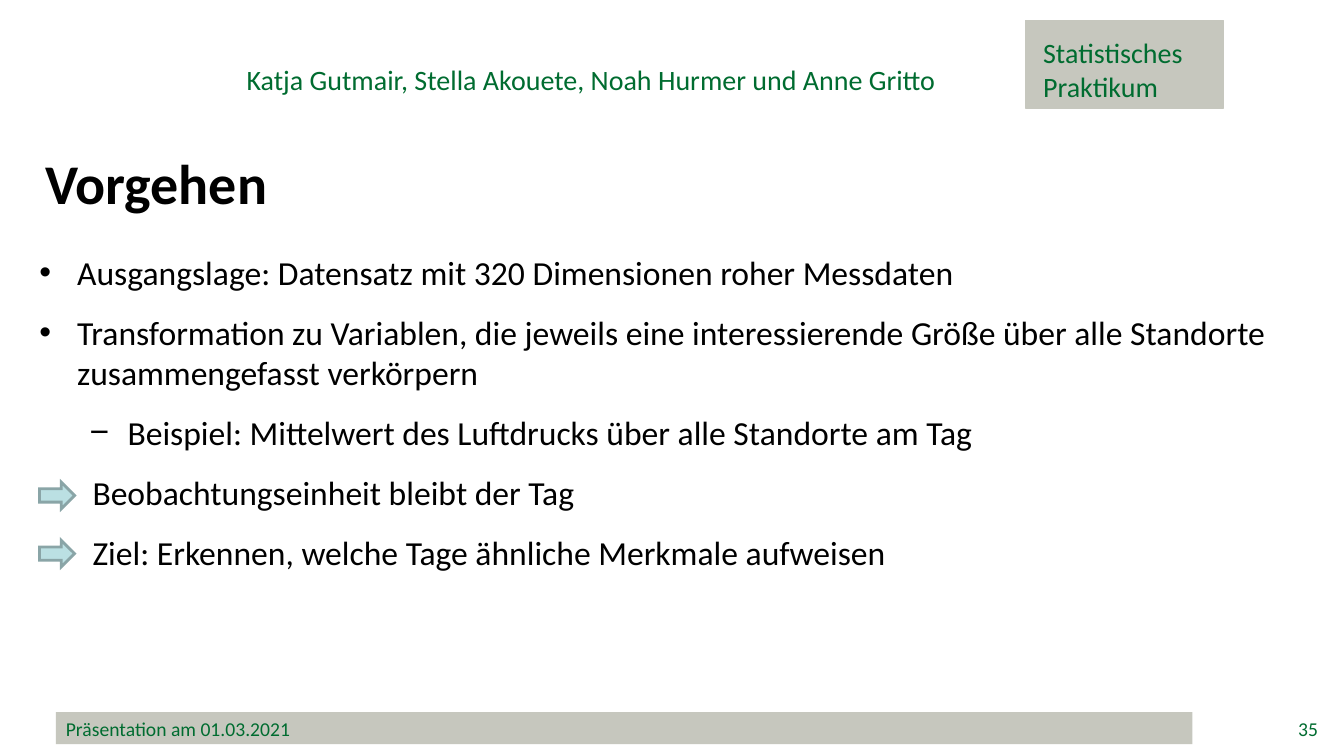
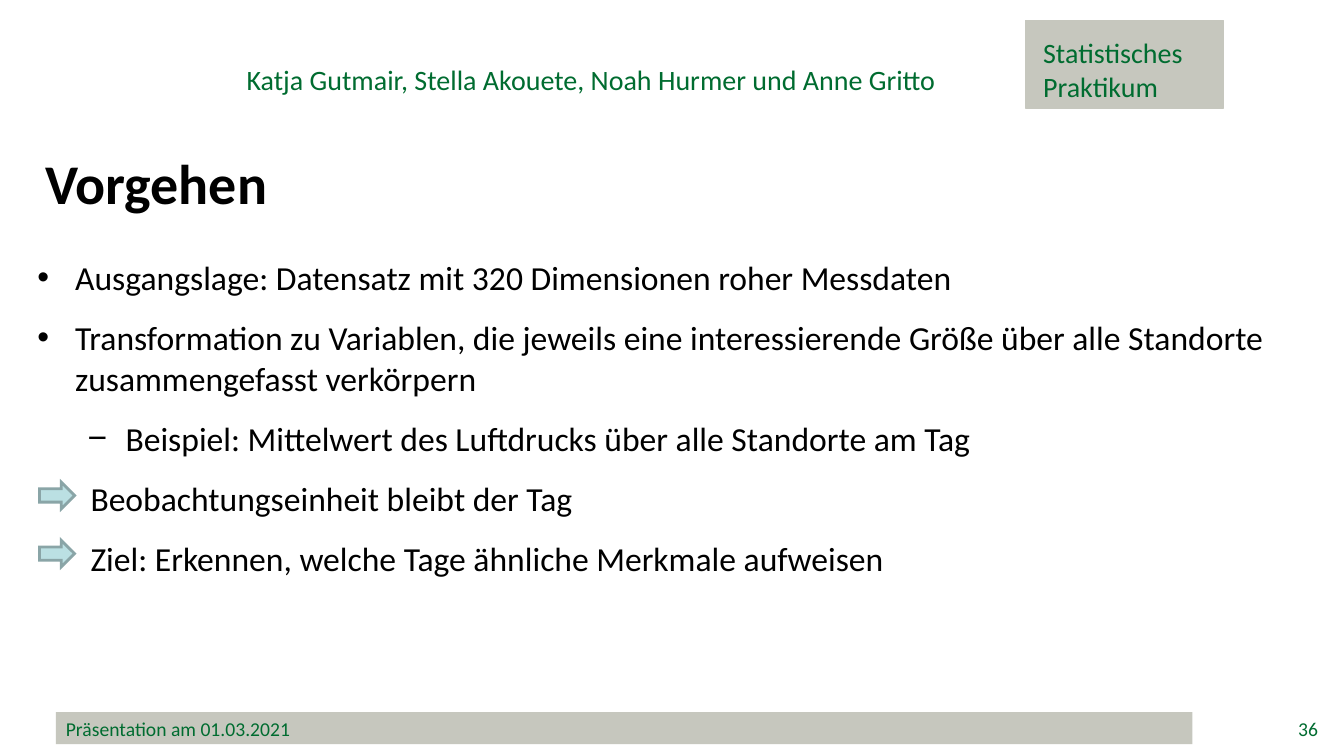
Before and after one commit to minimops/weatherFrog, a slide deck: slide 36 of documentation/ppt/Präsentation.pptx (slide 35 before the commit). Drawn at 1344x756 pixels with LibreOffice and Linux fonts; fonts in the diff are those of the drawing; background and template pictures are left out. Boxes give left, top, right and bottom in pixels: in the first picture for what was removed or moved away, otherwise in the second. Text is boxed around its words. In the diff, an @@ line names an element or a change of style, - is before the commit and + after.

```diff
--- a/documentation/ppt/Präsentation.pptx
+++ b/documentation/ppt/Präsentation.pptx
@@ text "Ausgangslage: Datensatz mit 320 Dimensionen ...": place and size @@
-text "Ausgangslage: Datensatz mit 320 Dimensionen ..." at (77, 261, 1265, 571)
+text "Ausgangslage: Datensatz mit 320 Dimensionen ..." at (75, 266, 1263, 577)
@@ page number at (1298, 722, 1318, 736): text changed @@
-35
+36
```
Also in this commit, not shown: 4 other slides changed, 2 slides added, 1 other file.
